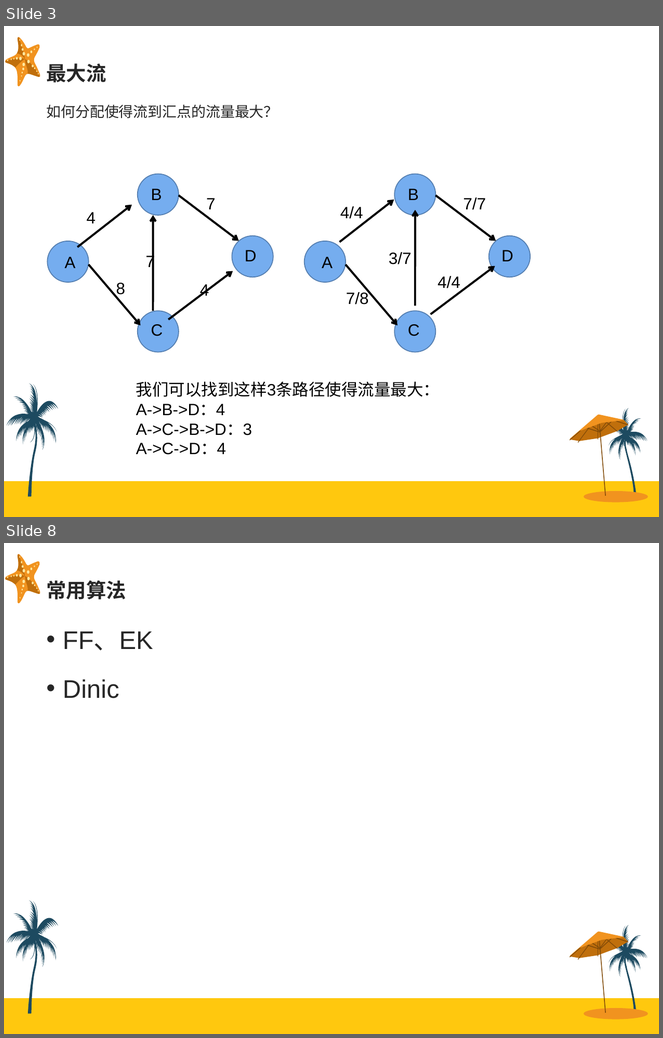
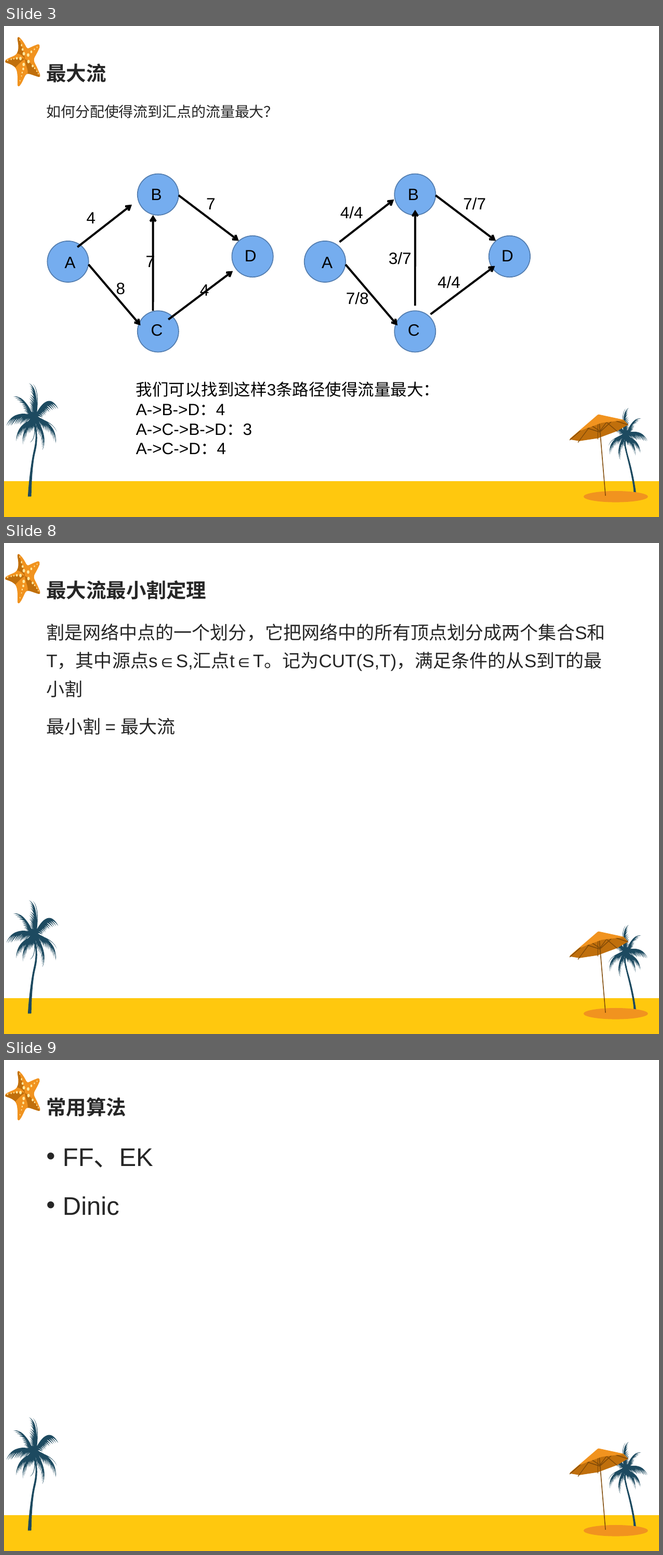
Before and after one commit to Sanzo00/ACM, a slide deck: report/最大流+费用流.ppt. Shown one above the other, each under a label of ours: slides 3 and 8 before the commit, slides 3, 8 and 9 after it; the slides between them are not shown. The pictures are 663x1038 and 663x1555 pixels, drawn with LibreOffice and Linux fonts; fonts in the diff are those of the drawing. Boxes give left, top, right and bottom in pixels: in the first picture for what was removed or moved away, otherwise in the second. Text is boxed around its words. In the diff, an @@ line names an element or a change of style, - is before the commit and + after.

```diff
--- a/report/最大流+费用流.ppt
+++ b/report/最大流+费用流.ppt
@@ slide 8 added at bbox=[4, 543, 659, 1034], background #FFFFFF; not listed: 36 template elements that a slide beside it also shows @@
@@ title added at bbox=[47, 580, 206, 600], 22 pt, text #262626, bold @@
+最大流最小割定理
@@ text added at bbox=[46, 624, 605, 735], 20 pt, text #262626 @@
+割是网络中点的一个划分，它把网络中的所有顶点划分成两个集合S和T，其中源点s∈S,汇点t∈T。记为CUT(S,T)，满足条件的从S到T的最小割
+最小割 = 最大流
@@ what was slide 8 is now slide 9 @@
```
Also in this commit, not shown: 6 slides changed.
